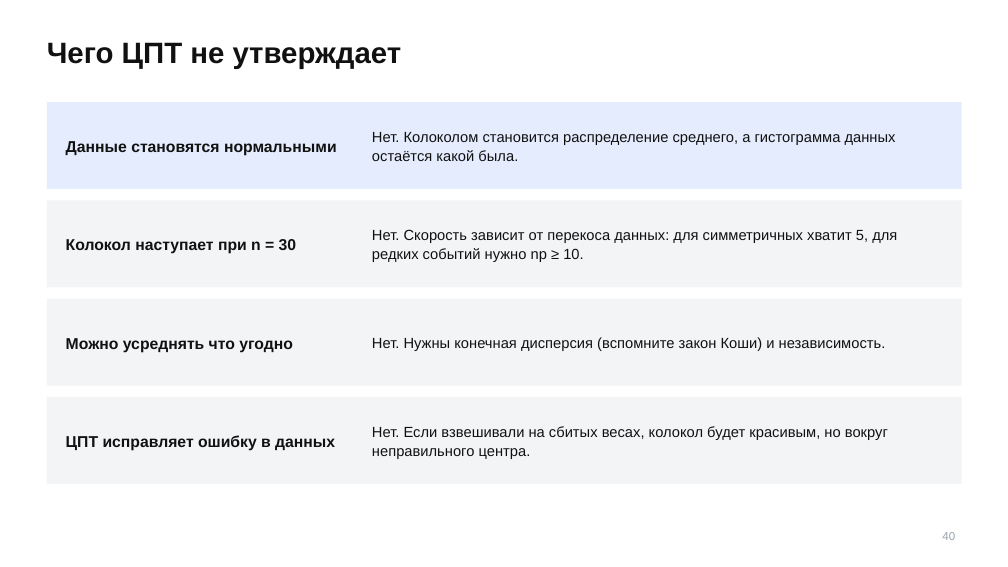
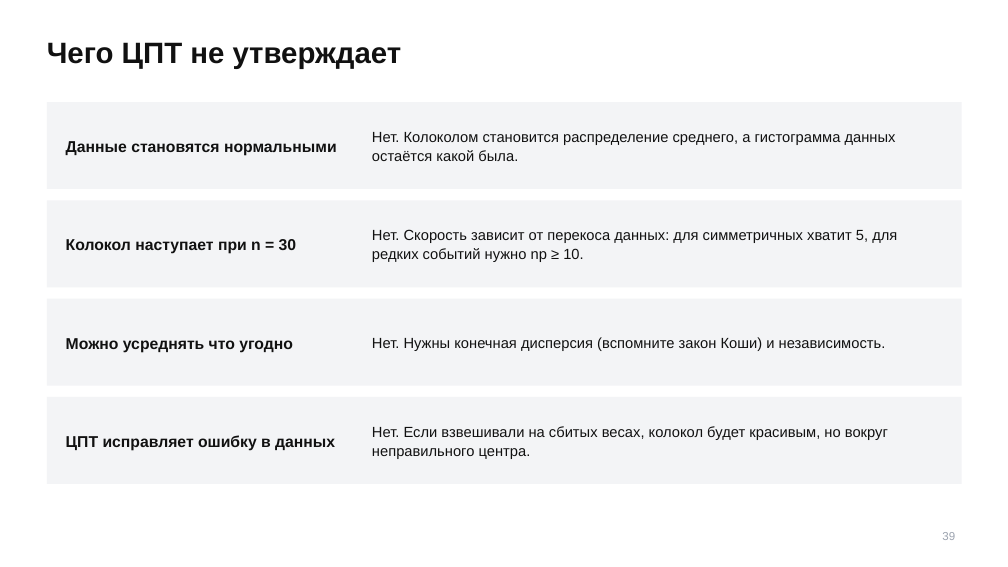
Before and after one commit to TheTonyPub/probability-theory-2026, a slide deck: slide 39 of lectures/07_lln-clt-17-25-2.pptx (slide 40 before the commit). Drawn at 1008x567 pixels with LibreOffice and Linux fonts; fonts in the diff are those of the drawing. Boxes give left, top, right and bottom in pixels: in the first picture for what was removed or moved away, otherwise in the second. Text is boxed around its words. In the diff, an @@ line names an element or a change of style, - is before the commit and + after.

```diff
--- a/lectures/07_lln-clt-17-25-2.pptx
+++ b/lectures/07_lln-clt-17-25-2.pptx
@@ rectangle at (x1=47, y1=102, x2=962, y2=189): fill #E4ECFD to #F3F4F6 @@
@@ text at (x1=942, y1=532, x2=955, y2=540): text changed @@
-40
+39
```
Also in this commit, not shown: 26 other slides changed, 1 slide removed.
